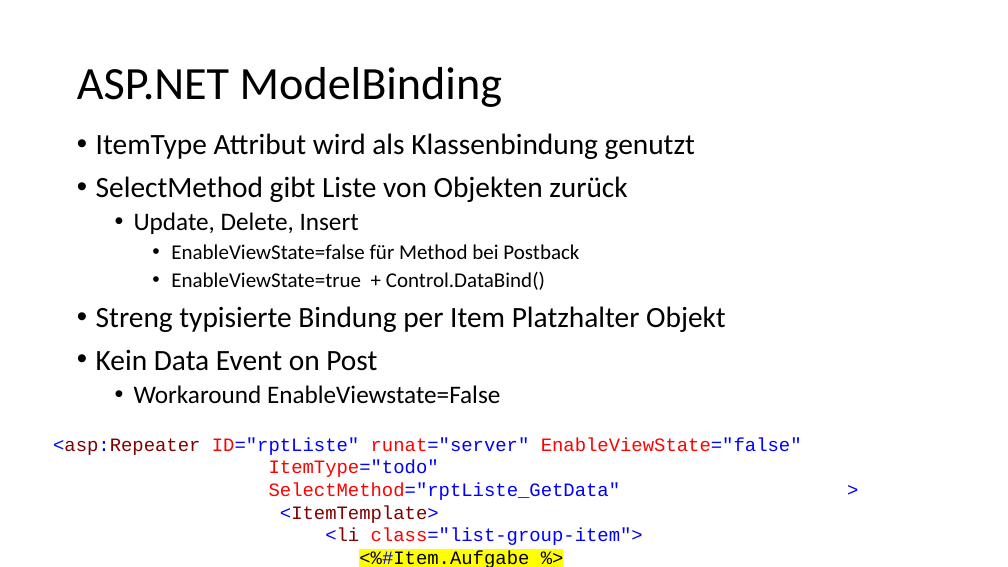
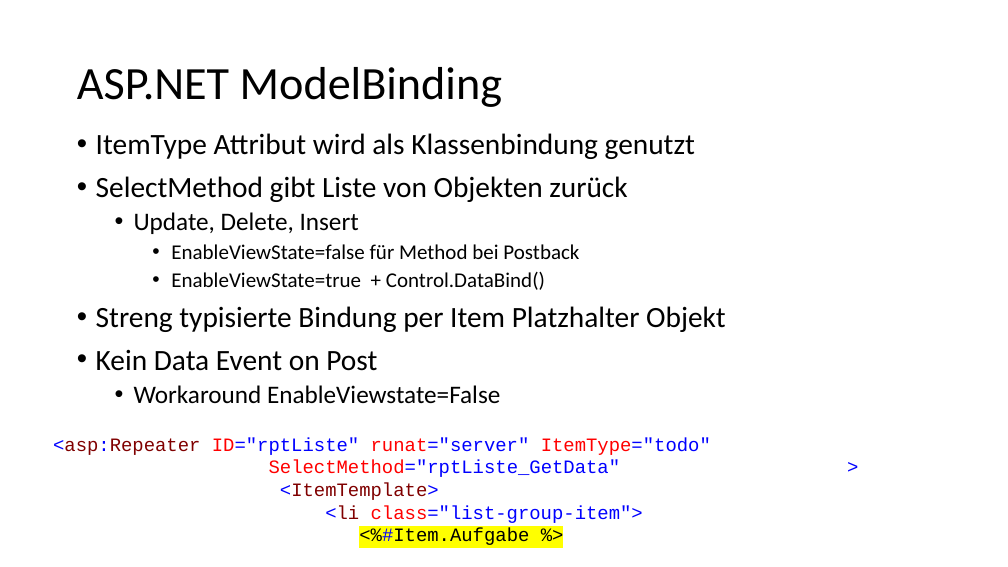
Before and after one commit to ppedvAG/WebformsKurs, a slide deck: slide 4 of 09ModernDataAccess.pptx. Drawn at 1008x567 pixels with LibreOffice and Linux fonts; fonts in the diff are those of the drawing. Boxes give left, top, right and bottom in pixels: in the first picture for what was removed or moved away, otherwise in the second. Text is boxed around its words. In the diff, an @@ line names an element or a change of style, - is before the commit and + after.

```diff
--- a/09ModernDataAccess.pptx
+++ b/09ModernDataAccess.pptx
@@ text at (x1=53, y1=437, x2=711, y2=455): text changed @@
-<asp:Repeater ID="rptListe" runat="server" EnableViewState="false"
-ItemType="todo"
+<asp:Repeater ID="rptListe" runat="server" ItemType="todo"
```
Also in this commit, not shown: 1 other slide changed, 7 other files.
